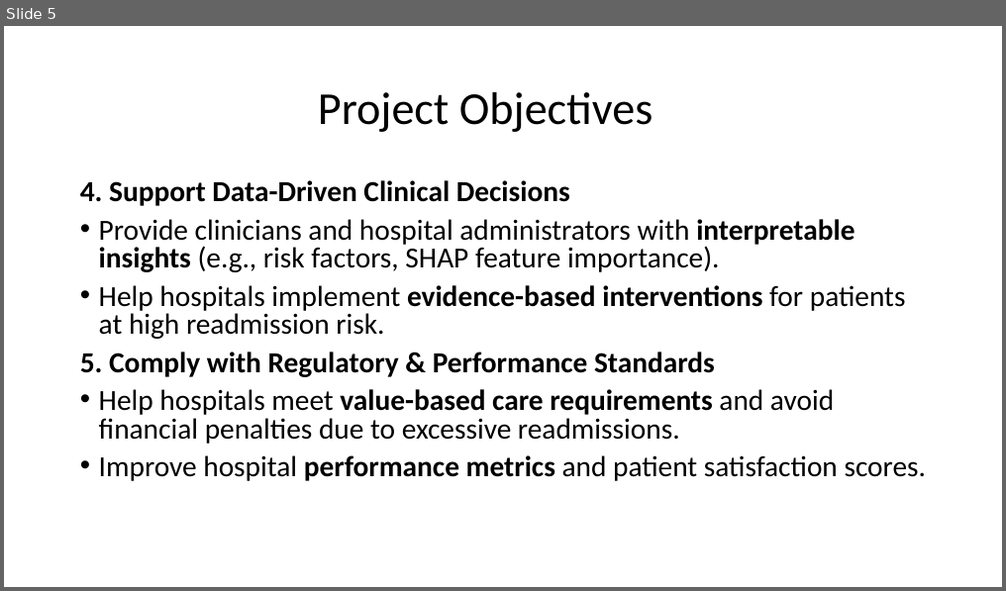
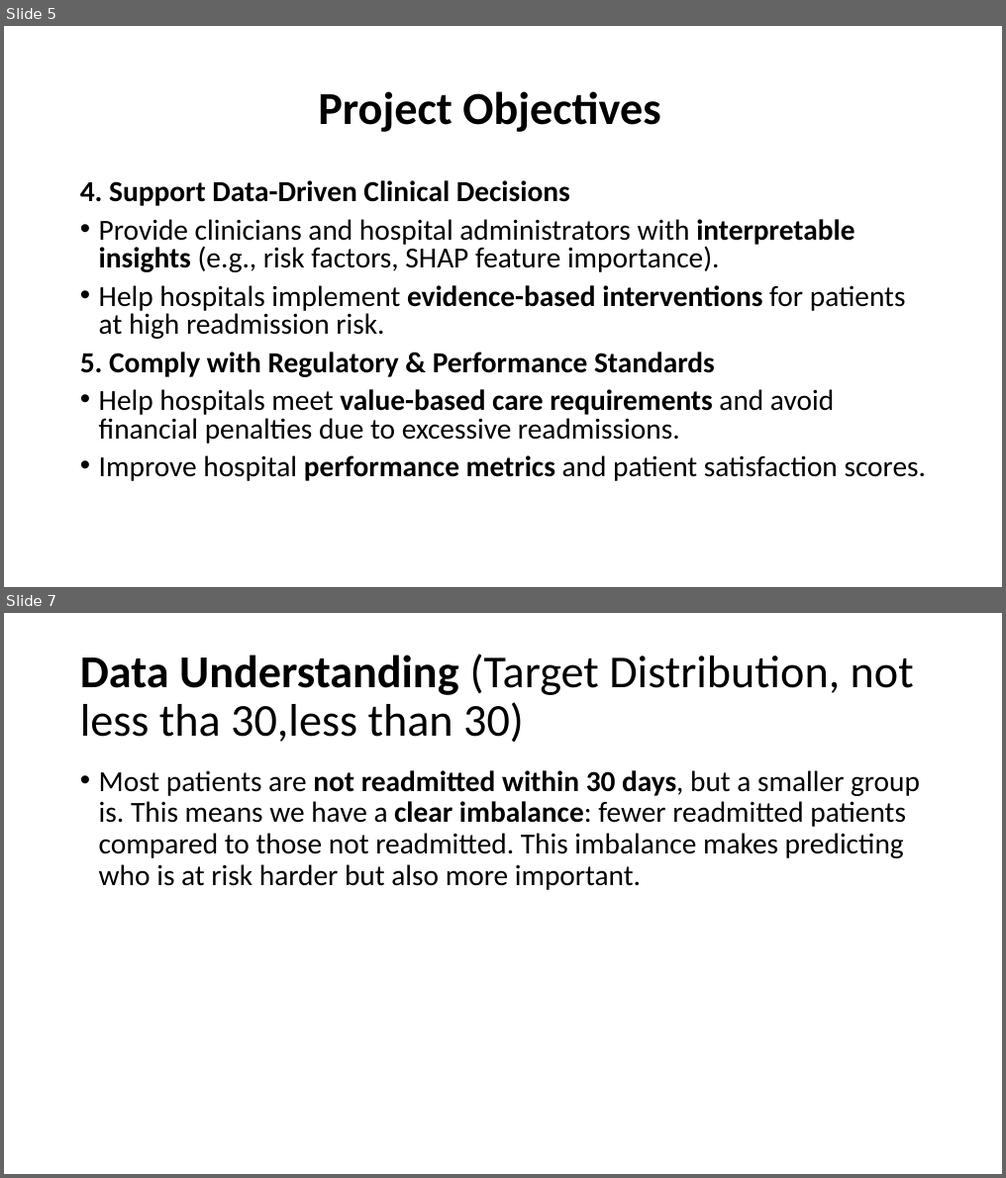
Before and after one commit to MburuMr/Diabetes-Readmission-Prediction, a slide deck: Presentation2.pptx. Shown one above the other, each under a label of ours: slide 5 before the commit, slides 5 and 7 after it; the slides between them are not shown. The pictures are 1006x591 and 1006x1178 pixels, drawn with LibreOffice and Linux fonts; fonts in the diff are those of the drawing. Boxes give left, top, right and bottom in pixels: in the first picture for what was removed or moved away, otherwise in the second. Text is boxed around its words. In the diff, an @@ line names an element or a change of style, - is before the commit and + after.

```diff
--- a/Presentation2.pptx
+++ b/Presentation2.pptx
@@ slide 7 added at (x1=4, y1=613, x2=1002, y2=1174), background #FFFFFF @@
@@ title added at (x1=80, y1=654, x2=914, y2=743), 44 pt, text #000000 @@
+Data Understanding (Target Distribution, not less tha 30,less than 30)
@@ text added at (x1=99, y1=770, x2=920, y2=890), 28 pt, text #000000 @@
+• Most patients are not readmitted within 30 days, but a smaller group is. This means we have a clear imbalance: fewer readmitted patients compared to those not readmitted. This imbalance makes predicting who is at risk harder but also more important.
@@ slide 5 changed as well @@
@@ title "Project Objectives" at (x1=318, y1=91, x2=660, y2=132): bold on @@
```
Also in this commit, not shown: 4 other slides changed, 12 other slides added, 1 slide removed.
